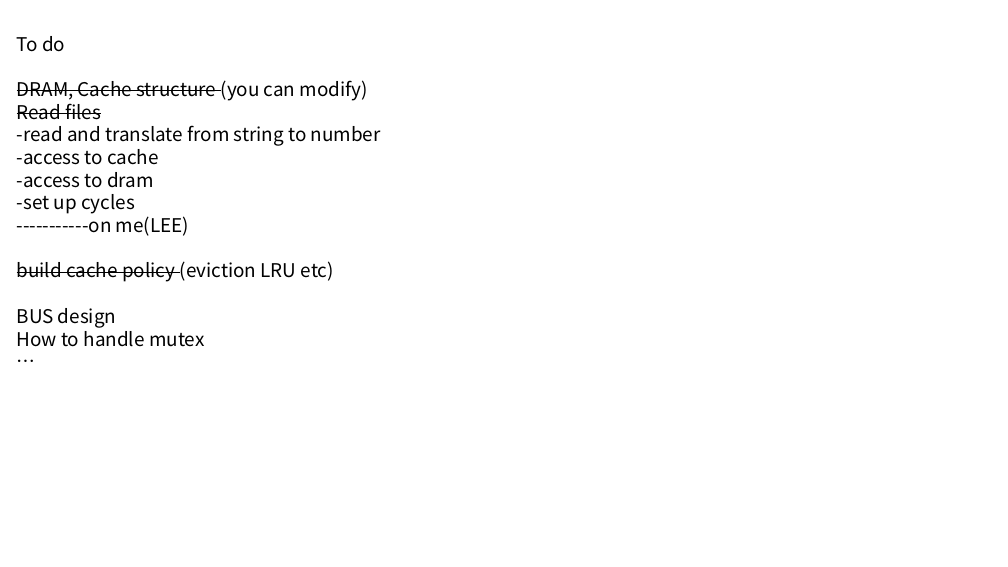
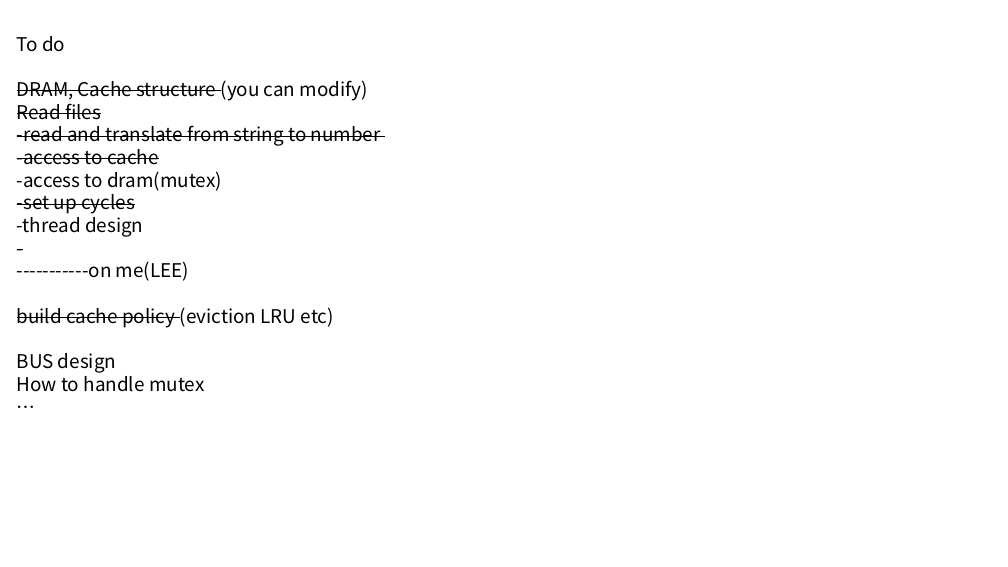
Before and after one commit to GillchLee/CS4223, a slide deck: slide 5 of assignment2/Assignment2.pptx. Drawn at 1008x567 pixels with LibreOffice and Linux fonts; fonts in the diff are those of the drawing. Boxes give left, top, right and bottom in pixels: in the first picture for what was removed or moved away, otherwise in the second. Text is boxed around its words. In the diff, an @@ line names an element or a change of style, - is before the commit and + after.

```diff
--- a/assignment2/Assignment2.pptx
+++ b/assignment2/Assignment2.pptx
@@ text at (17,125,381,214): strikethrough on in "-read and translate from string to number", "-access to cache", "-set up cycles" @@
@@ text at (17,171,222,191): text changed @@
--access to dram
+-access to dram(mutex)
@@ text at (17,213,143,237): paragraphs added @@
+-thread design
+-
```
Also in this commit, not shown: 1 other slide changed, 3 slides added, 1 slide removed.
